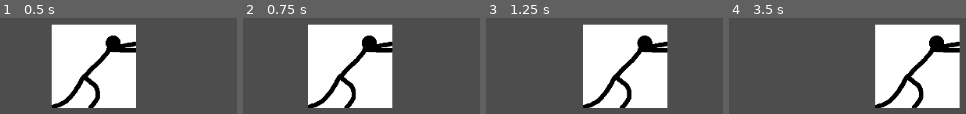
Above: before the commit, frames 1-4 (left to right).
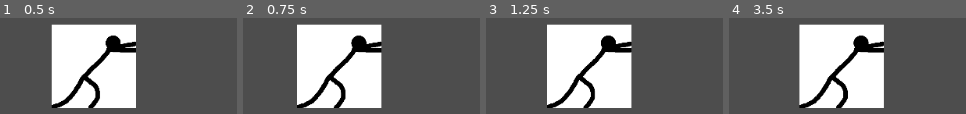
Above: after the commit, the same moments.

Repository: oleksandrkushnir1/lan-party-24-25
Game: Godot game, scene res://Scene/minigioco.tscn
Two runs of this game, one before a commit and one after it. Both use one fixed random seed, a clock stepped at 60 frames per second and the inputs below.
Inputs:
- Up to frame 1 (0.5 s): no input
- Up to frame 2 (0.75 s): tap Enter at 0.5 s; hold D (Destra) from 0.53 s (still down)
- Up to frame 3 (1.25 s): keep holding D (Destra)
- Up to frame 4 (3.5 s): release D (Destra) at 1.28 s; hold A (Sinistra) 1.28-2.03 s; hold D (Destra) from 2.03 s (still down)

Frame 1 is identical in both runs. In frame 2, 15% of the frame differs, in the area x 22-64%, y 6-94%; in frame 3, 32%; in frame 4, 57%, in the area x 29-98%, y 6-94%.

Commit message:
commenti

Diff:
--- a/minigioco-di-fisica/Scene/minigioco.tscn
+++ b/minigioco-di-fisica/Scene/minigioco.tscn
@@ -20,7 +20,7 @@
 position = Vector2(165, 138)
 
 [node name="Pavimento" type="StaticBody2D" parent="."]
-position = Vector2(91, 507)
+position = Vector2(0, 553)
 metadata/_edit_group_ = true
 
 [node name="CollisionShape2D" type="CollisionShape2D" parent="Pavimento"]
--- a/minigioco-di-fisica/Scripts/player.gd
+++ b/minigioco-di-fisica/Scripts/player.gd
@@ -1,11 +1,13 @@
 extends CharacterBody2D
 
-const SPEED = 5000
-
+var SPEED = 1000
 
 func _physics_process(delta: float) -> void:
 
-
+	"""
+	Questo blocco definisce il movimento.
+	Il personaggi si muove solo se un tasto è permuto.
+	"""
 	if Input.is_action_pressed("Destra"):
 		velocity.x = (SPEED*delta)
 	elif Input.is_action_pressed("Sinistra"):
